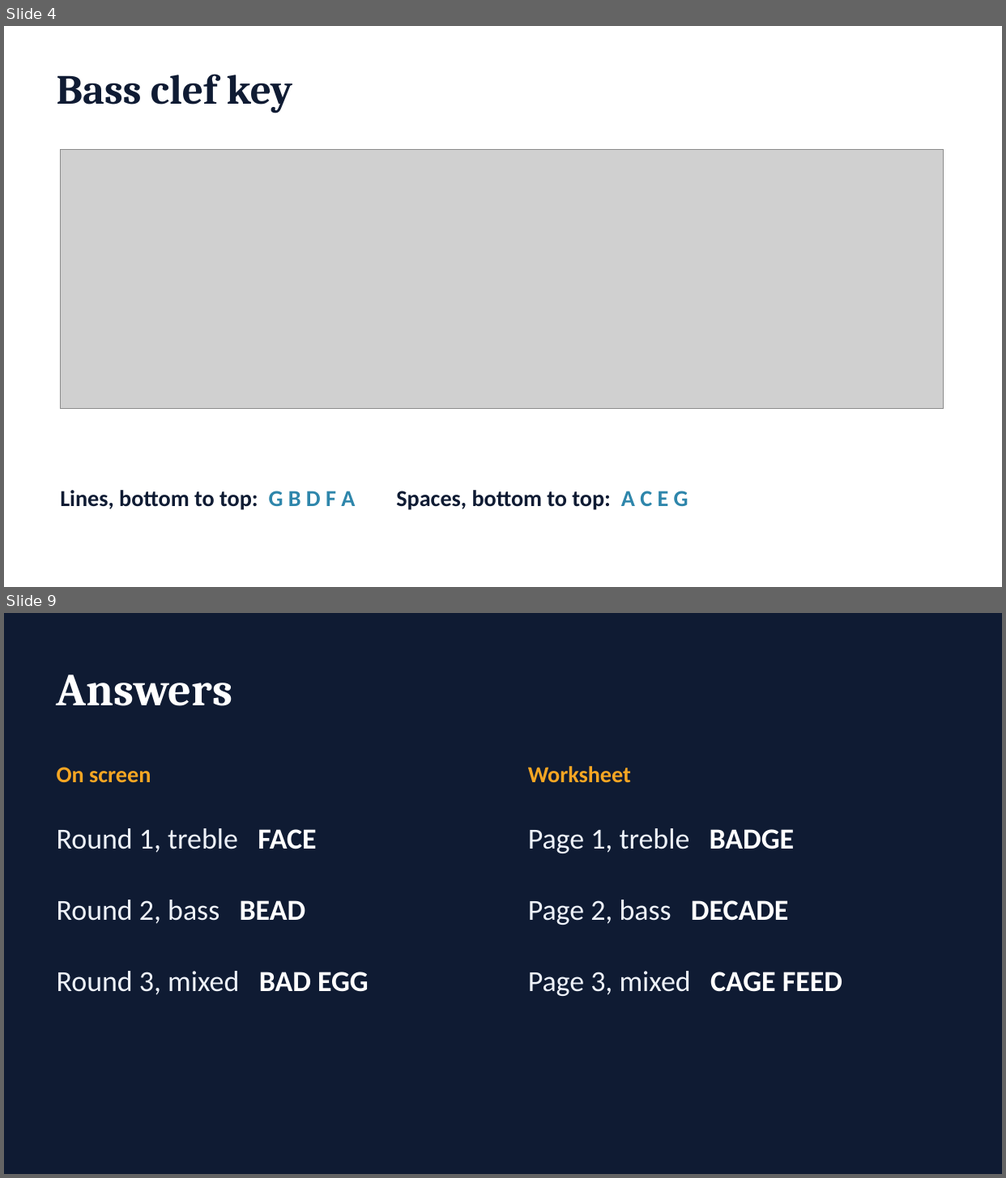
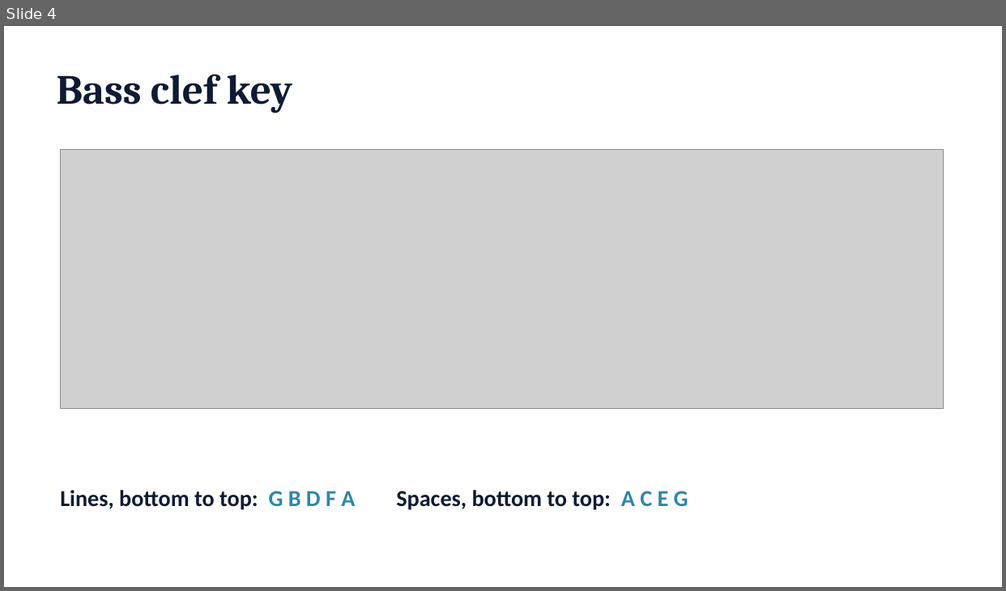
Before and after one commit to Khodell93/classroom-bridge, a slide deck: demo-materials/ClassroomBridge-CrackTheCode-Slides.pptx. Shown one above the other, each under a label of ours: slides 4 and 9 before the commit, slide 4 after it; the slides between them are not shown. The pictures are 1006x1178 and 1006x591 pixels, drawn with LibreOffice and Linux fonts; fonts in the diff are those of the drawing; grey boxes stand for pictures. Boxes give left, top, right and bottom in pixels: in the first picture for what was removed or moved away, otherwise in the second. Text is boxed around its words. In the diff, an @@ line names an element or a change of style, - is before the commit and + after.

```diff
--- a/demo-materials/ClassroomBridge-CrackTheCode-Slides.pptx
+++ b/demo-materials/ClassroomBridge-CrackTheCode-Slides.pptx
@@ slide 9 removed at [4,613,1002,1174], background #0F1B33 @@
@@ title removed at [57,675,233,706] @@
-Answers
@@ text removed at [57,767,151,783] @@
-On screen
@@ text removed at [528,766,631,783] @@
-Worksheet
@@ text removed at [57,828,316,853] @@
-Round 1, treble FACE
@@ text removed at [528,828,795,854] @@
-Page 1, treble BADGE
@@ text removed at [57,900,306,924] @@
-Round 2, bass BEAD
@@ text removed at [528,900,788,925] @@
-Page 2, bass DECADE
@@ text removed at [57,971,368,995] @@
-Round 3, mixed BAD EGG
@@ text removed at [528,971,842,996] @@
-Page 3, mixed CAGE FEED
```
Also in this commit, not shown: 19 slides added, 4 other slides removed, 4 other files.
